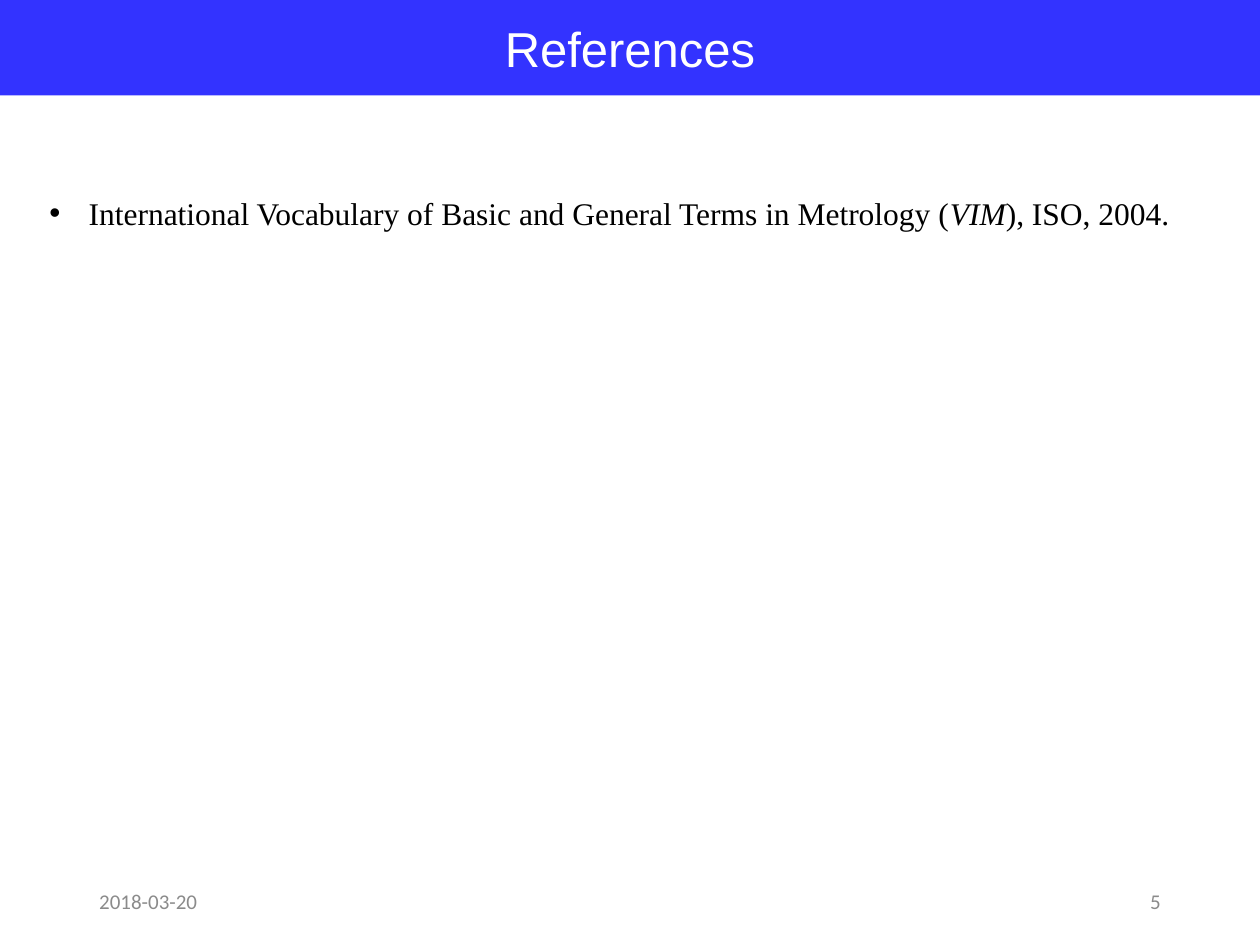
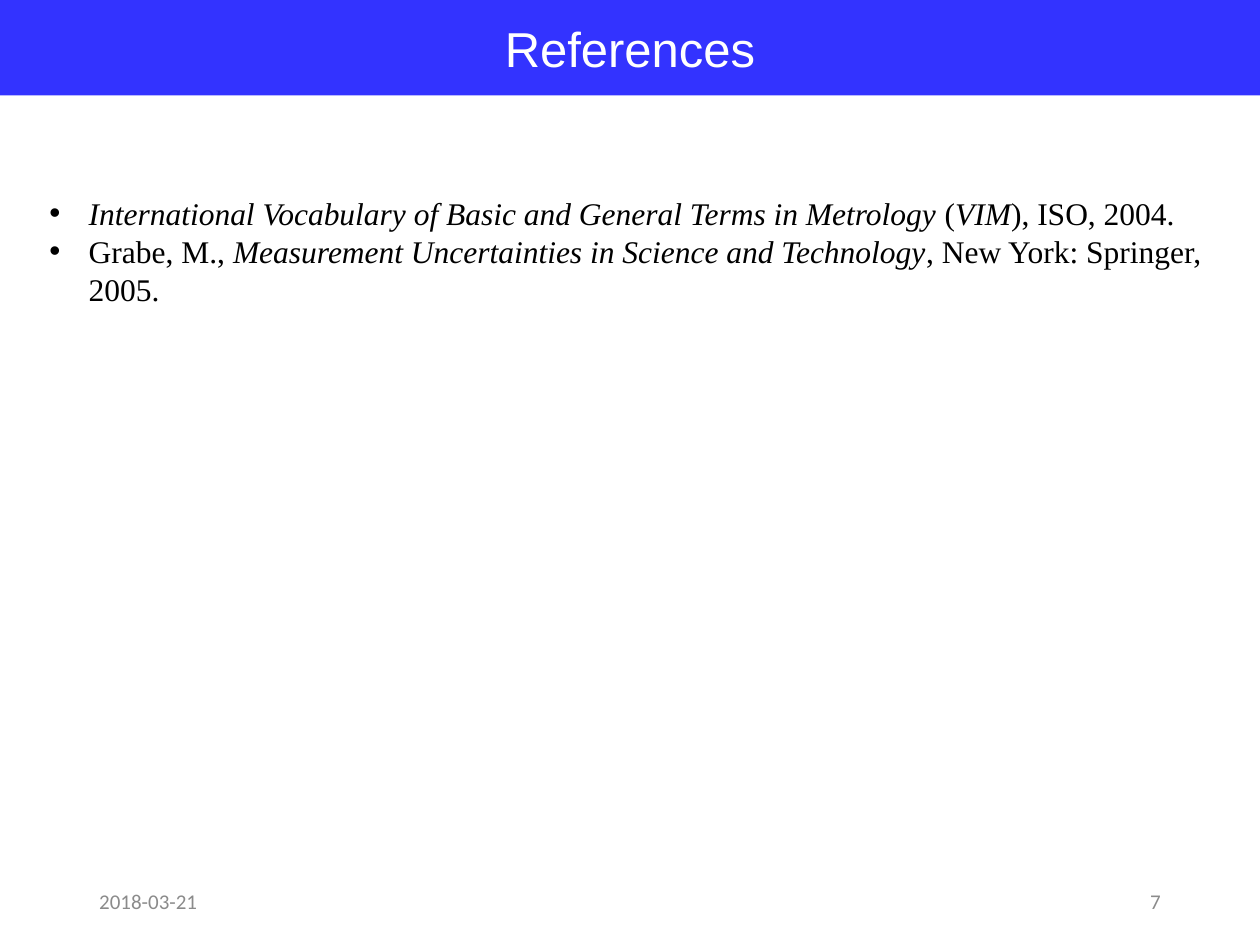
Before and after one commit to jglee96/NBTP_Lab, a slide deck: slide 7 of Terahertz Metrology/Ch4/Terahertz Metrology_Ch4.pptx (slide 5 before the commit). Drawn at 1260x945 pixels with LibreOffice and Linux fonts; fonts in the diff are those of the drawing. Boxes give left, top, right and bottom in pixels: in the first picture for what was removed or moved away, otherwise in the second. Text is boxed around its words. In the diff, an @@ line names an element or a change of style, - is before the commit and + after.

```diff
--- a/Terahertz Metrology/Ch4/Terahertz Metrology_Ch4.pptx
+++ b/Terahertz Metrology/Ch4/Terahertz Metrology_Ch4.pptx
@@ text at bbox=[89, 203, 1175, 231]: italic on in "International Vocabulary of Basic and General Terms ..." @@
@@ text at bbox=[89, 241, 1201, 302]: paragraph added @@
+• Grabe, M., Measurement Uncertainties in Science and Technology, New York: Springer, 2005.
@@ text at bbox=[99, 895, 197, 909]: text changed @@
-2018-03-20
+2018-03-21
@@ page number at bbox=[1150, 895, 1161, 909]: text changed @@
-5
+7
```
Also in this commit, not shown: 4 other slides changed, 2 slides added, 3 other files.
